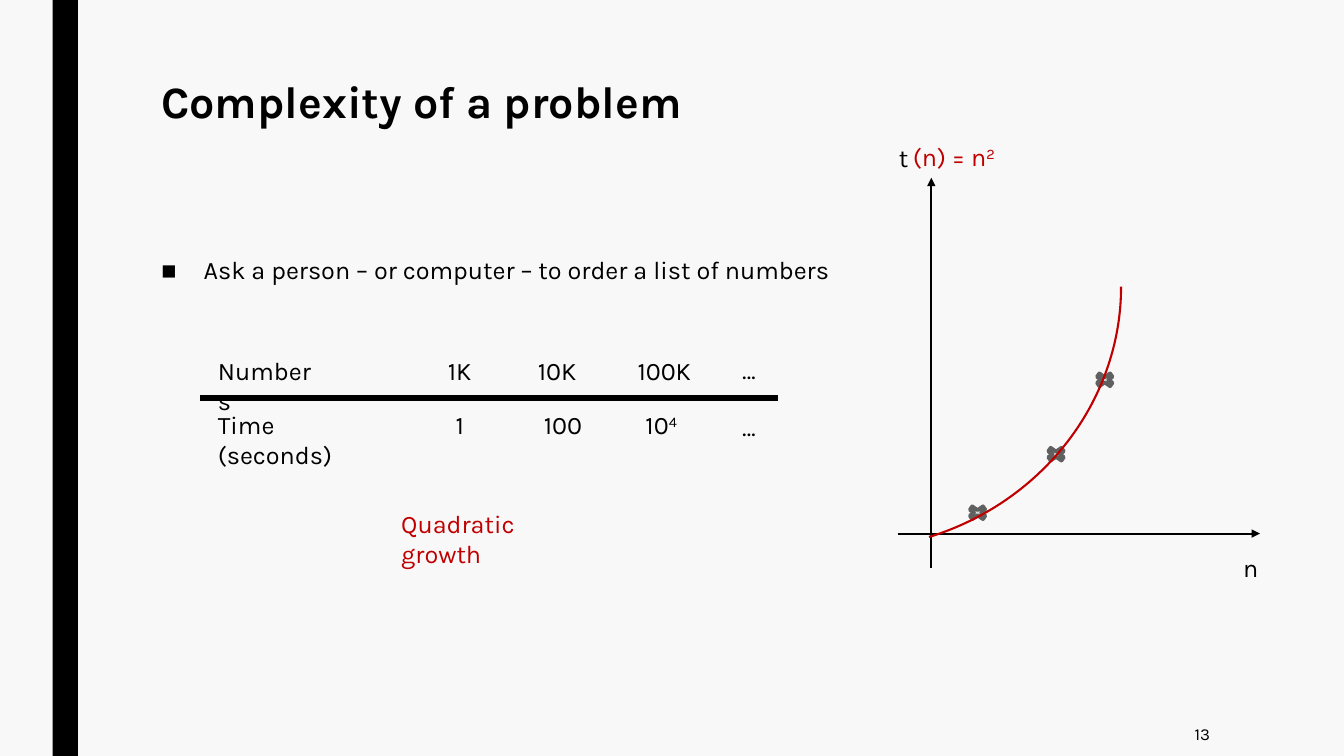
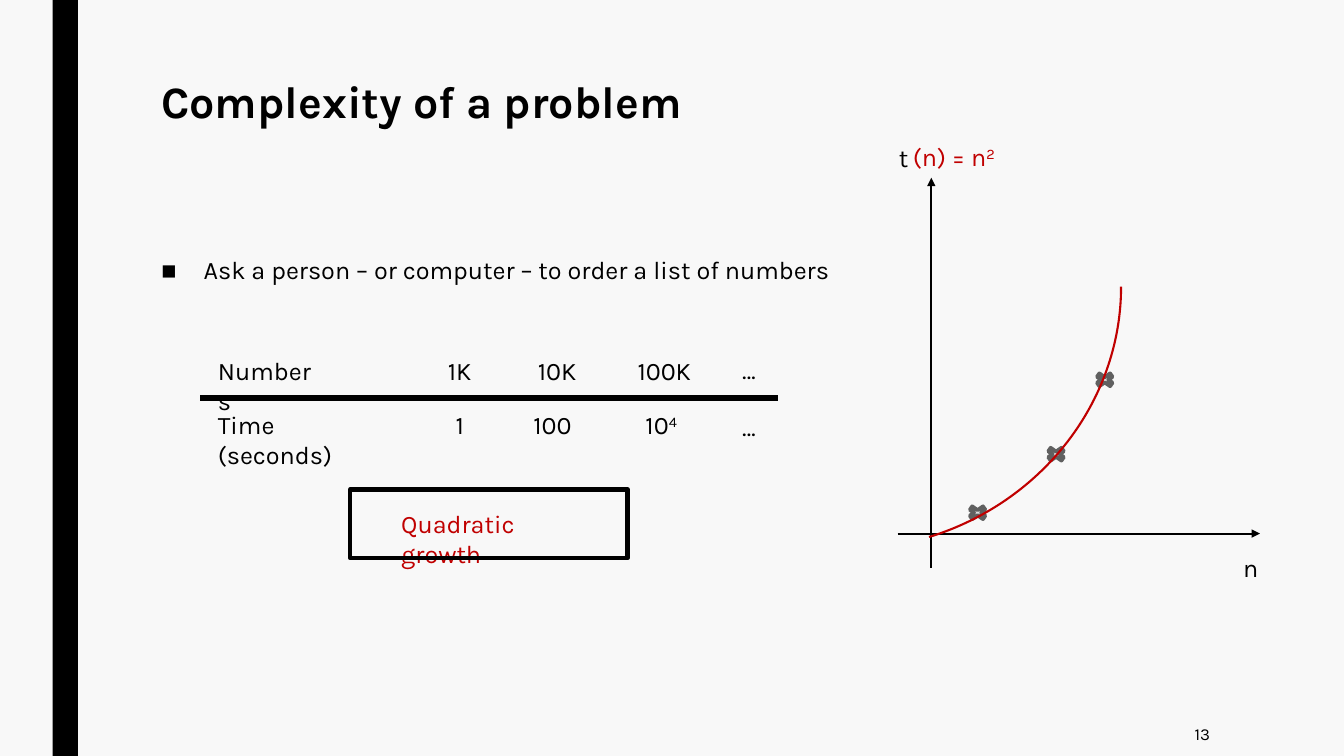
Before and after one commit to jurtasun/presentations, a slide deck: slide 12 of 202306_LMS_Complexity/230619_LMS_Complexity.ppt. Drawn at 1344x756 pixels with LibreOffice and Linux fonts; fonts in the diff are those of the drawing. Boxes give left, top, right and bottom in pixels: in the first picture for what was removed or moved away, otherwise in the second. Text is boxed around its words. In the diff, an @@ line names an element or a change of style, - is before the commit and + after.

```diff
--- a/202306_LMS_Complexity/230619_LMS_Complexity.ppt
+++ b/202306_LMS_Complexity/230619_LMS_Complexity.ppt
@@ text "100": place and size @@
-text "100" at [544,418,582,435]
+text "100" at [533,418,571,435]
@@ rectangle added at [350,490,627,559], outline #000000 3 pt @@
```
Also in this commit, not shown: 7 other slides changed, 1 slide removed, 4 other files.
